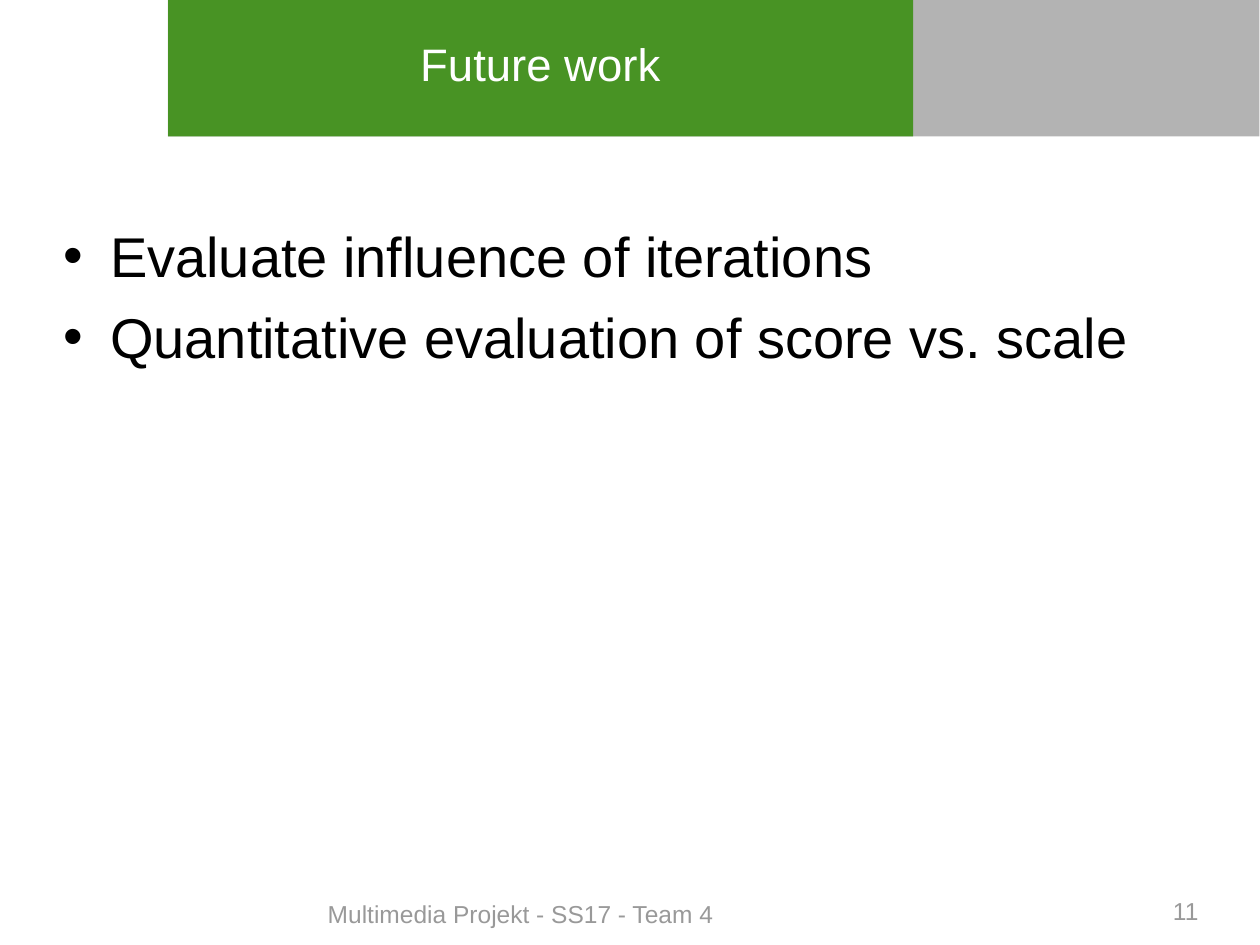
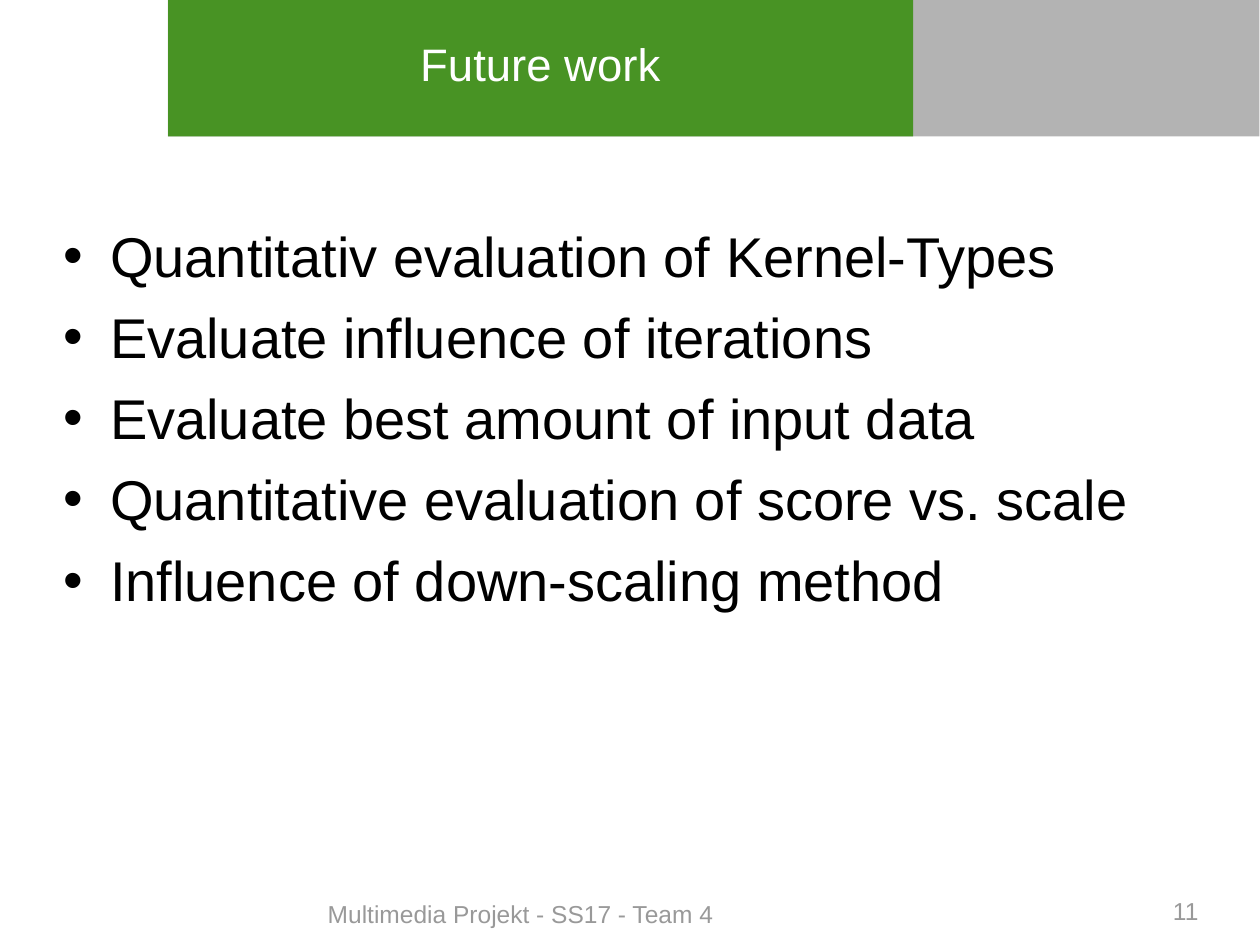
Before and after one commit to ztefanie/Human-Detector-with-open-cv-SVM, a slide deck: slide 11 of Vortrag/Uni_Master_FAI.odp. Drawn at 1260x945 pixels with LibreOffice and Linux fonts; fonts in the diff are those of the drawing; background and template pictures are left out. Boxes give left, top, right and bottom in pixels: in the first picture for what was removed or moved away, otherwise in the second. Text is boxed around its words. In the diff, an @@ line names an element or a change of style, - is before the commit and + after.

```diff
--- a/Vortrag/Uni_Master_FAI.odp
+++ b/Vortrag/Uni_Master_FAI.odp
@@ text at (110, 236, 1056, 287): paragraph added @@
+• Quantitativ evaluation of Kernel-Types
@@ text at (110, 398, 975, 450): paragraph added @@
+• Evaluate best amount of input data
@@ text at (110, 560, 944, 612): paragraph added @@
+• Influence of down-scaling method
```
Also in this commit, not shown: 13 other files.
